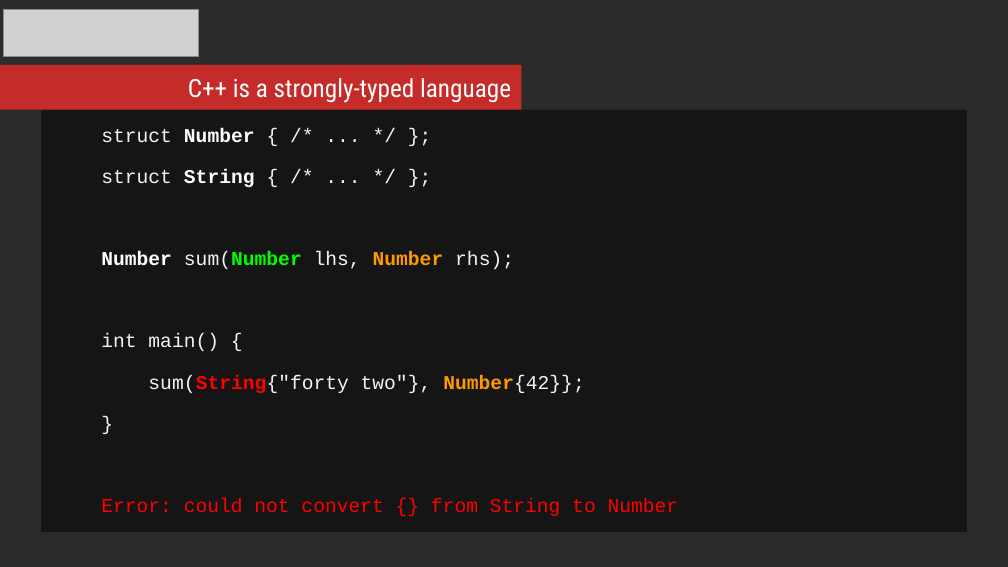
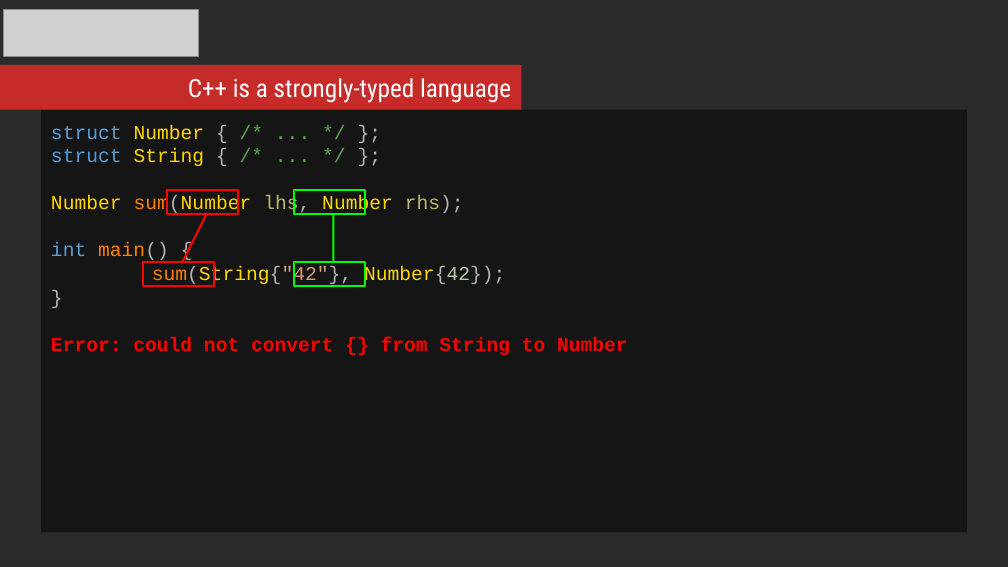
Before and after one commit to mikosz/type-safety, a slide deck: slide 5 of ask-not-what-you-can-do-for-the-compiler.odp (slide 7 before the commit). Drawn at 1008x567 pixels with LibreOffice and Linux fonts; fonts in the diff are those of the drawing; grey boxes stand for pictures; background and template pictures are left out; a plain dark background stands for a picture behind light text. Boxes give left, top, right and bottom in pixels: in the first picture for what was removed or moved away, otherwise in the second. Text is boxed around its words. In the diff, an @@ line names an element or a change of style, - is before the commit and + after.

```diff
--- a/ask-not-what-you-can-do-for-the-compiler.odp
+++ b/ask-not-what-you-can-do-for-the-compiler.odp
@@ text in rectangle at bbox=[51, 125, 628, 355]: text colour #F3F3F3 to #569CD6 in "struct", "struct", "int"; text colour #FFFFFF to #FFD700 in "Number", "String", "Number"; text colour #F3F3F3 to #B4B4B4 in "{ };", "{ };", "sum(Number lhs, rhs);", "main() {" and 1 more places; text colour #F3F3F3 to #57A64A in "/* ... */", "/* ... */"; bold off in "Number", "String", "Number sum(Number Number"; text colour #F3F3F3 to #FF8000 in "sum(Number", "main()"; text colour #00FF00 to #FFD700 in "sum(Number"; text colour #F3F3F3 to #BDB76B in "lhs, rhs);"; text colour #FF9900 to #FFD700 in "Number"; bold on in "Error: could not convert {} from String ..."; indent changed; line spacing 1.15 to 1; less space between paragraphs @@
@@ group added at bbox=[143, 191, 365, 286]: 4 rectangles, 2 lines @@
@@ text in rectangle at bbox=[152, 266, 505, 286]: text changed; text colour #F3F3F3 to #FFD700 @@
-sum(String{"forty two"}, Number{42}};
+sum(String{"42"}, Number{42});
```
Also in this commit, not shown: 1 other slide changed, 2 slides removed.
